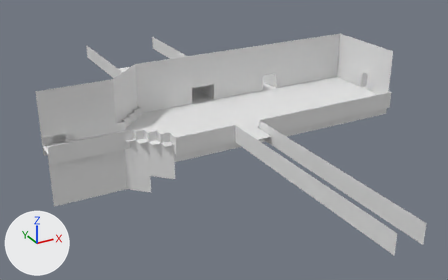
A saved change to the Blender file source/blend files/room/unmp/nmp_road.blend.
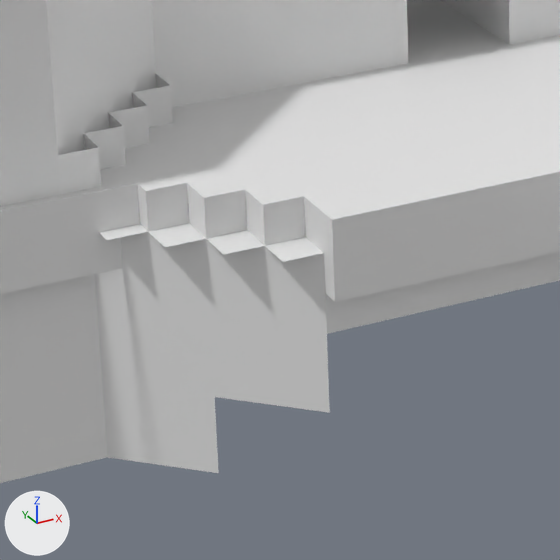
Old and new are each drawn whole from a camera (50 mm lens) standing at (-14.2, -58.3, 26.2) and looking at (18.4, 1.1, -3.5) and again close up on the part from 23% to 50% of the width and 32% to 75% of the height. The lights are fixed; the arrows at lower left show +X, +Y and +Z.

Before the edit, the objects in view are built like this:
```python
me_cube = bpy.data.meshes.new('Cube')
me_cube.from_pydata(...)  # 82 vertices, 36 faces; spans x -2.5..40.5, y -30.0..34.0, z -1.0..1.0
# before: 6 (6.5, -1.5, -1.0), 7 (6.5, -1.5, 1.0) at pixel (137, 183), 10 (6.5, -2.0, -1.0) at pixel (150, 271), 11 (6.5, -2.0, 1.0) at pixel (145, 191), 14 (7.5, -2.0, -1.0)
# before: 15 (7.5, -2.0, 1.0) at pixel (187, 182), 22 (8.5, -3.0, -1.0), 23 (8.5, -3.0, 1.0) at pixel (245, 189), 26 (8.5, -4.0, -1.0) at pixel (266, 286), 27 (8.5, -4.0, 1.0) at pixel (262, 204)
# before: 30 (9.5, -4.0, -1.0), 31 (9.5, -4.0, 1.0) at pixel (304, 196), 34 (9.5, -5.5, -1.0) at pixel (334, 301), 35 (9.5, -5.5, 1.0) at pixel (332, 219)
me_plane = bpy.data.meshes.new('Plane')
me_plane.from_pydata(...)  # 1126 vertices, 1017 faces; spans x -23.5..7.5, y -2.5..40.5, z -6.0..6.0
me_plane.materials.append(mat_material)  # white #e7e7e7
ob_cube = bpy.data.objects.new('Cube', me_cube)
ob_cube.location = (0.0, 0.5, 0.0)
ob_plane = bpy.data.objects.new('Plane', me_plane)
ob_plane.location = (0.0, 0.0, 0.0)
ob_plane.rotation_euler = (0.0, 0.0, -1.571)  # degrees (0, 0, -90)
```
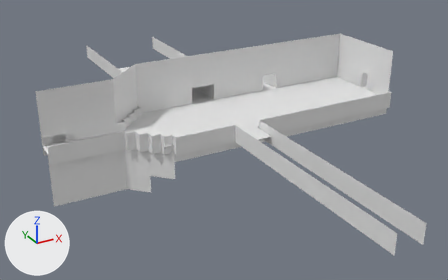
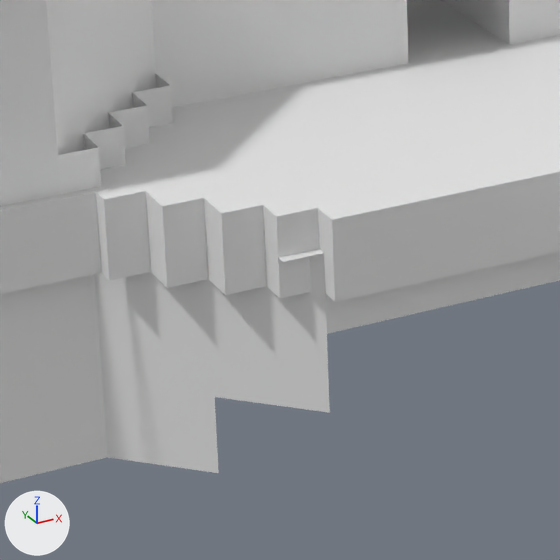
Where the change shows, as pixel boxes [x1, y1, x2, y2] in the close-ups (560 x 560 px):
part 1 of me_cube, built on: before [0, 183, 335, 302]; after [0, 191, 335, 302]

Diff of the bpy script that builds the scene:
```diff
--- a/source/blend files/room/unmp/nmp_road.blend.py
+++ b/source/blend files/room/unmp/nmp_road.blend.py
@@ me_cube @@
 me_cube.from_pydata(...)  # 82 vertices, 36 faces; spans x -2.5..40.5, y -30.0..34.0, z -1.0..1.0
 # used by ob_cube; location = (0.0, 0.5, 0.0)
 # verts and faces of me_cube; kept vertices keep their numbers, new ones are numbered from 82
+# me_cube part 1
+delete_vertices([30, 31])  # with the faces that use them
+delete_faces([(6, 7, 11, 10)])
+for i in [14, 15, 22, 23]: verts[i] += (-1.0, -1.0, 0.0)
+verts[6] = (5.5, -1.5, -1.0)  # moved, pixel (101, 272)
+verts[7] = (5.5, -1.5, 1.0)  # moved, pixel (95, 191)
+verts[82] = (5.5, -2.0, -1.0)  # pixel (109, 280)
+verts[83] = (9.5, -4.8, -1.0)
+verts[84] = (8.5, -4.8, -1.0)  # pixel (280, 298)
+for new, old in zip([85, 86, 87], [82, 83, 84]): verts[new] = verts[old] + (0.0, 0.0, 2.0)
+faces += [(6, 7, 85, 82), (10, 82, 85, 11), (83, 84, 87, 86), (26, 27, 87, 84), (34, 83, 86, 35)]
```
